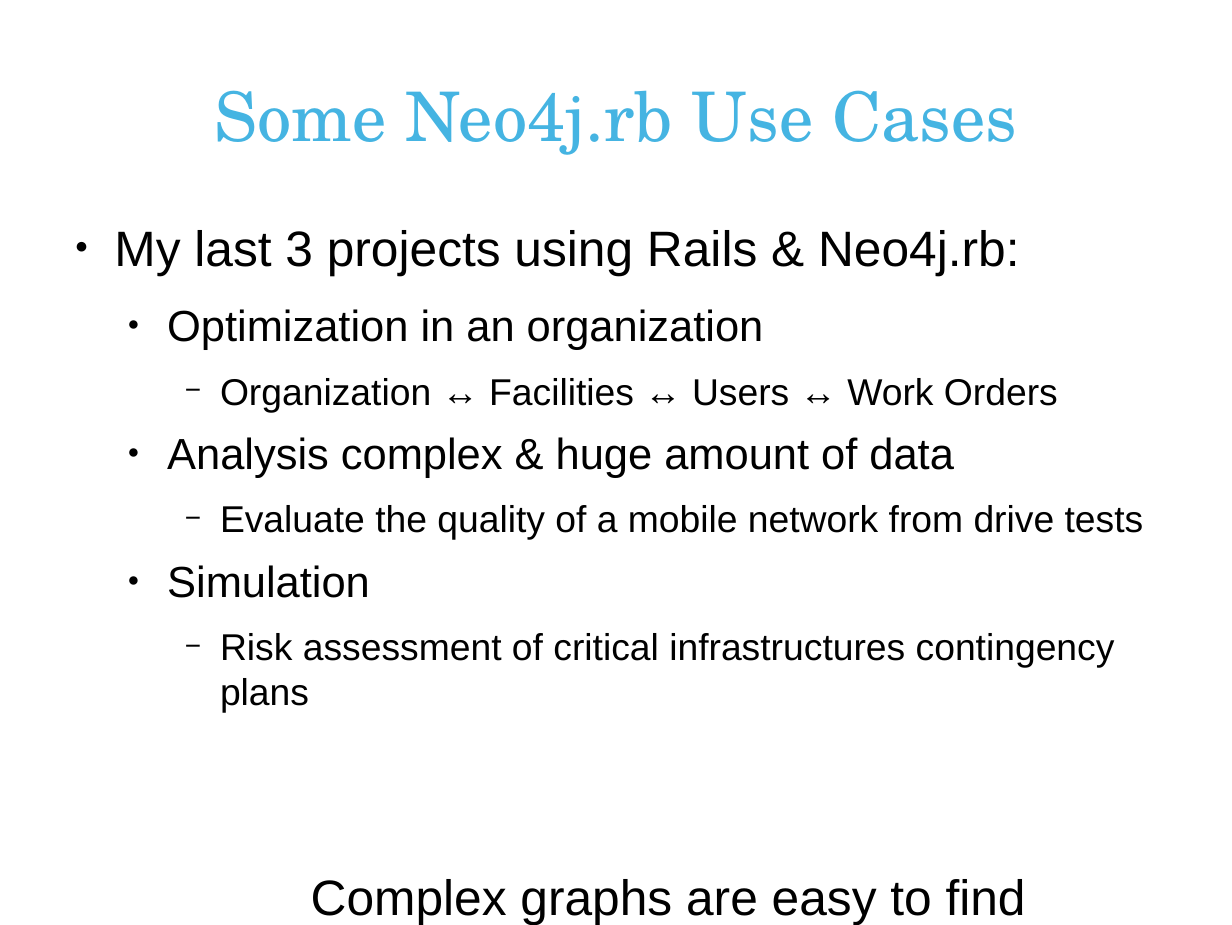
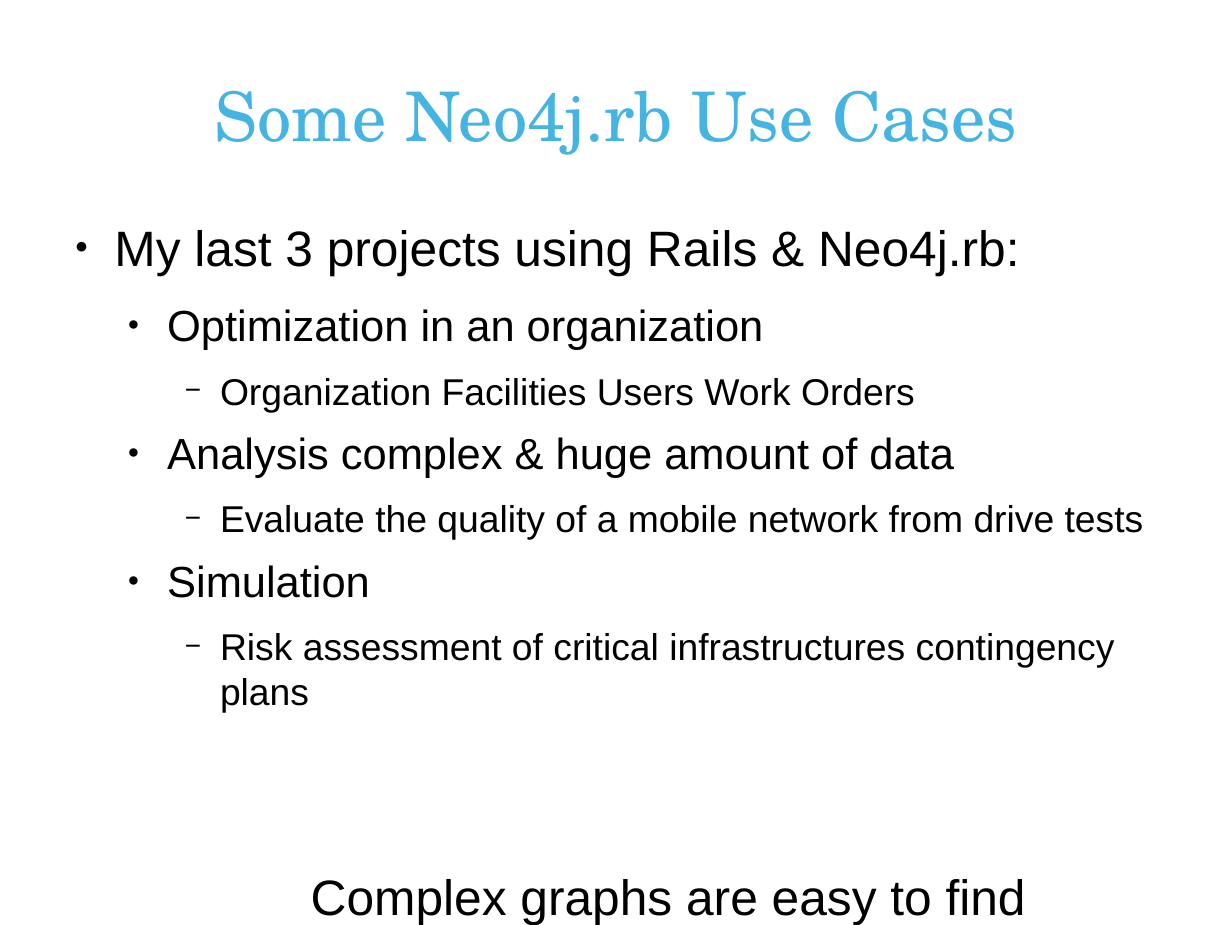
Before and after one commit to andreasronge/andreasronge.github.com, a slide deck: slide 6 of rails-conf.rb.odp. Drawn at 1232x925 pixels with LibreOffice and Linux fonts; fonts in the diff are those of the drawing; background and template pictures are left out. Boxes give left, top, right and bottom in pixels: in the first picture for what was removed or moved away, otherwise in the second. Text is boxed around its words. In the diff, an @@ line names an element or a change of style, - is before the commit and + after.

```diff
--- a/rails-conf.rb.odp
+++ b/rails-conf.rb.odp
@@ text at (220, 378, 915, 412): text changed @@
-    − Organization ↔ Facilities ↔ Users ↔ Work Orders
+    − Organization Facilities Users Work Orders
```
Also in this commit, not shown: 1 other slide changed, 1 slide added, 1 other file.
